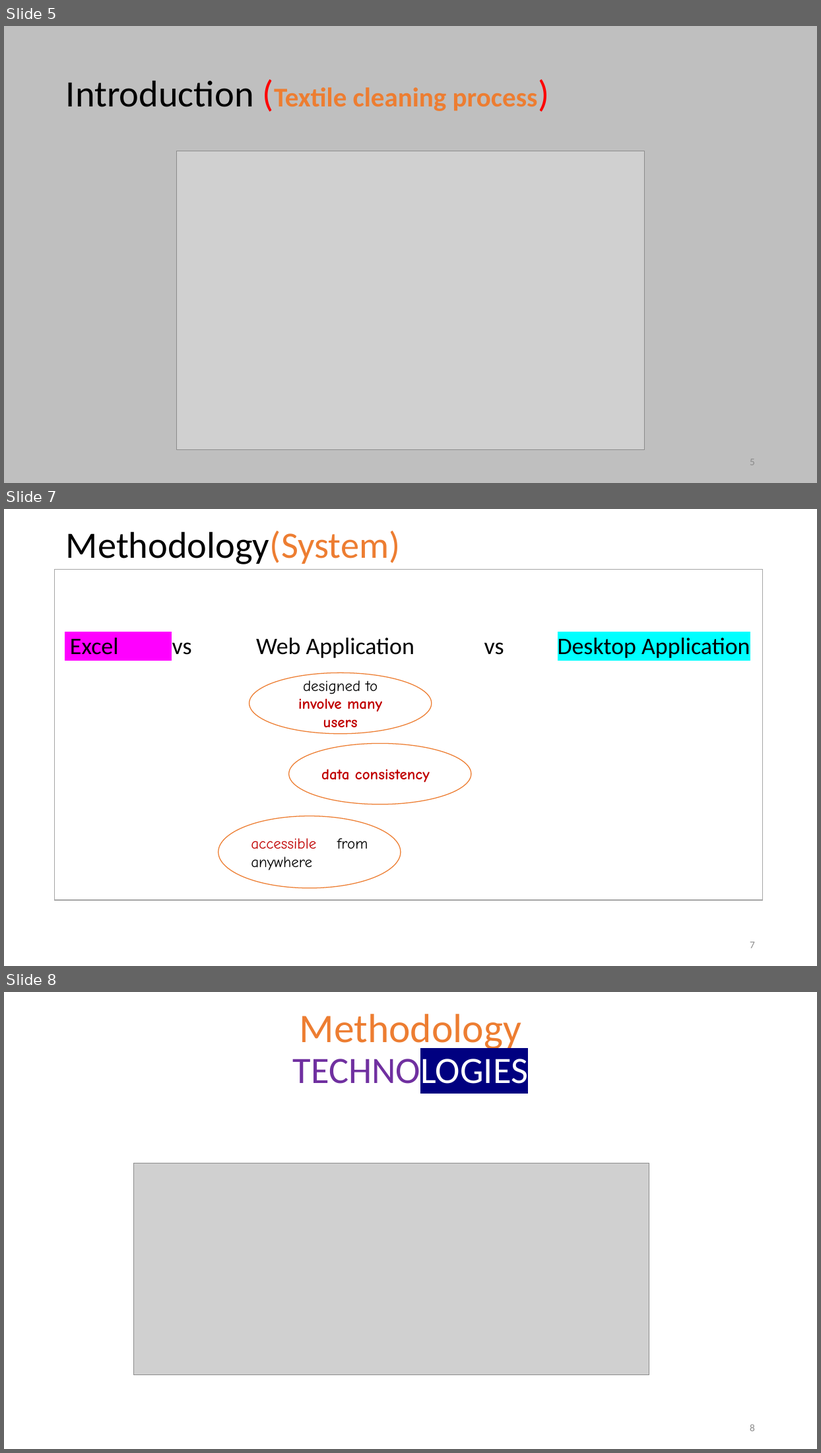
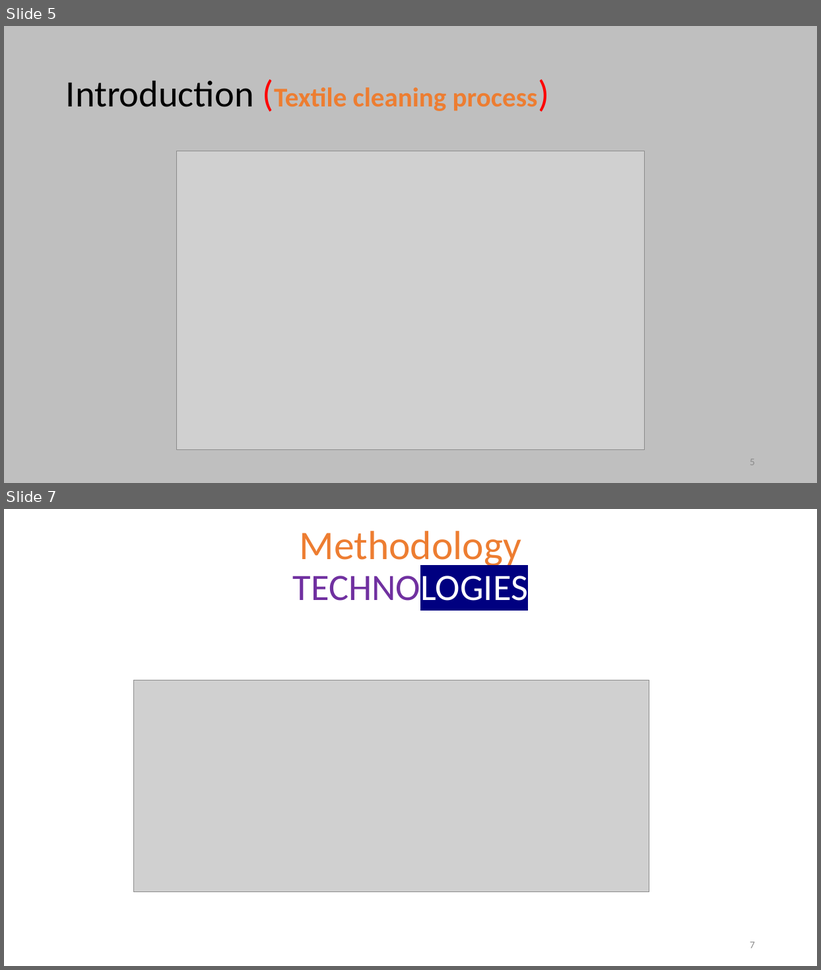
Before and after one commit to kristya-art/cleanIt, a slide deck: report/PresentationCleanIt.pptx. Shown one above the other, each under a label of ours: slides 5, 7 and 8 before the commit, slides 5 and 7 after it; the slides between them are not shown. The pictures are 821x1453 and 821x970 pixels, drawn with LibreOffice and Linux fonts; fonts in the diff are those of the drawing; grey boxes stand for pictures; background and template pictures are left out. Boxes give left, top, right and bottom in pixels: in the first picture for what was removed or moved away, otherwise in the second. Text is boxed around its words. In the diff, an @@ line names an element or a change of style, - is before the commit and + after.

```diff
--- a/report/PresentationCleanIt.pptx
+++ b/report/PresentationCleanIt.pptx
@@ slide 7 removed at bbox=[4, 509, 817, 966], background picture (left out) @@
@@ title removed at bbox=[66, 531, 400, 564] @@
-Methodology(System)
@@ rectangle removed at bbox=[55, 569, 763, 900] @@
@@ text removed at bbox=[70, 638, 750, 658] @@
-Excel vs Web Application vs Desktop Application
@@ ellipse removed at bbox=[250, 673, 432, 734] @@
-designed to involve many users
@@ ellipse removed at bbox=[289, 744, 471, 805] @@
-data consistency
@@ ellipse removed at bbox=[218, 817, 401, 889] @@
-accessible from anywhere
@@ page number removed at bbox=[750, 942, 755, 949] @@
-7
@@ what was slide 8 is now slide 7 @@
@@ page number at bbox=[750, 942, 755, 949]: text changed @@
-8
+7
```
Also in this commit, not shown: 6 slides changed, 2 slides added, 1 other slide removed, 11 other files.
